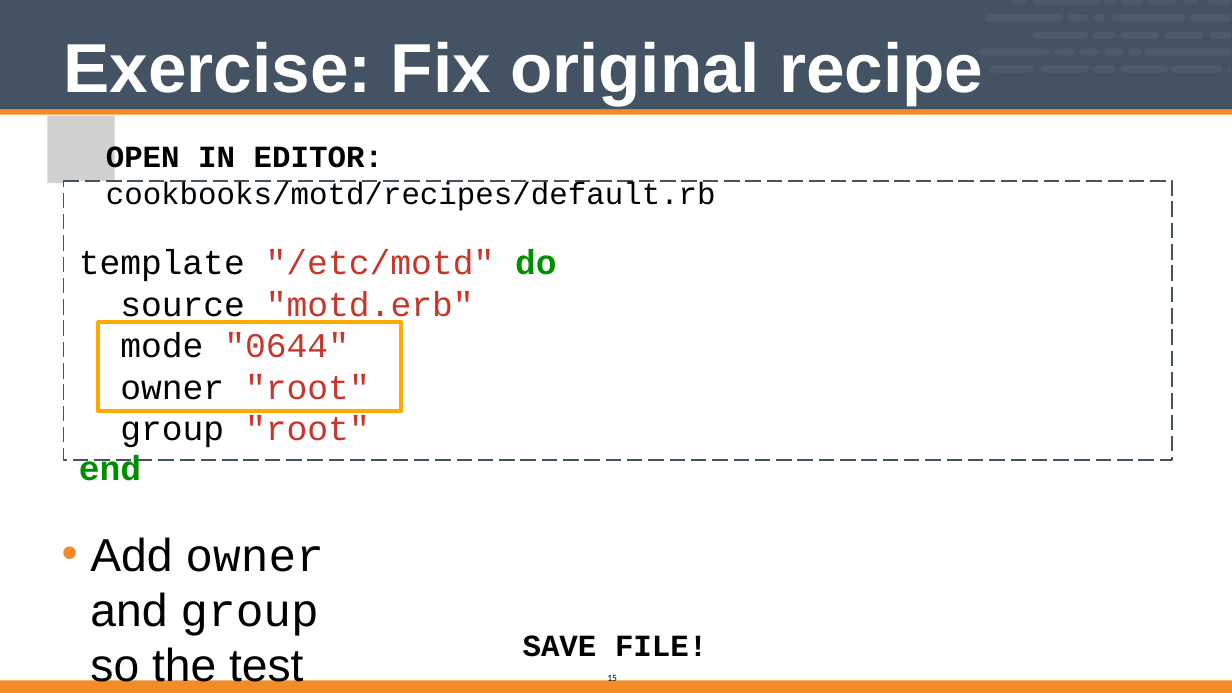
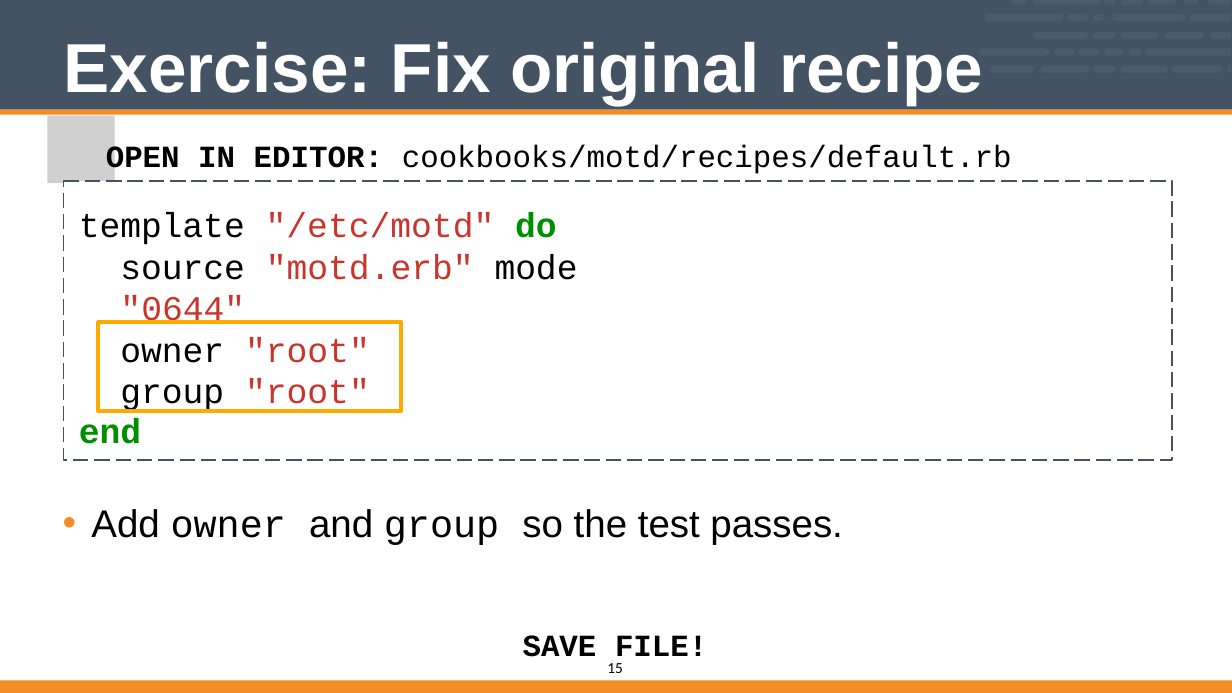
Before and after one commit to vinyar/chef-intermediate, a slide deck: slide 15 of Modules/12-Chef_Intermediate.pptx. Drawn at 1232x693 pixels with LibreOffice and Linux fonts; fonts in the diff are those of the drawing; grey boxes stand for pictures. Boxes give left, top, right and bottom in pixels: in the first picture for what was removed or moved away, otherwise in the second. Text is boxed around its words. In the diff, an @@ line names an element or a change of style, - is before the commit and + after.

Commit message:
Edited some text so this can be reviewed

```diff
--- a/Modules/12-Chef_Intermediate.pptx
+++ b/Modules/12-Chef_Intermediate.pptx
@@ text added at [91,509,842,545], 40 pt, text #000000 @@
+• Add owner and group so the test passes.
@@ text at [90,537,324,691]: paragraph removed @@
-• Add owner and group so the test passes.
@@ page number: place and size @@
-page number at [607,673,617,684]
+page number at [607,663,623,673]
@@ page number at [607,663,623,673]: size 10 to 16 pt @@
```
Also in this commit, not shown: 25 other slides changed.
